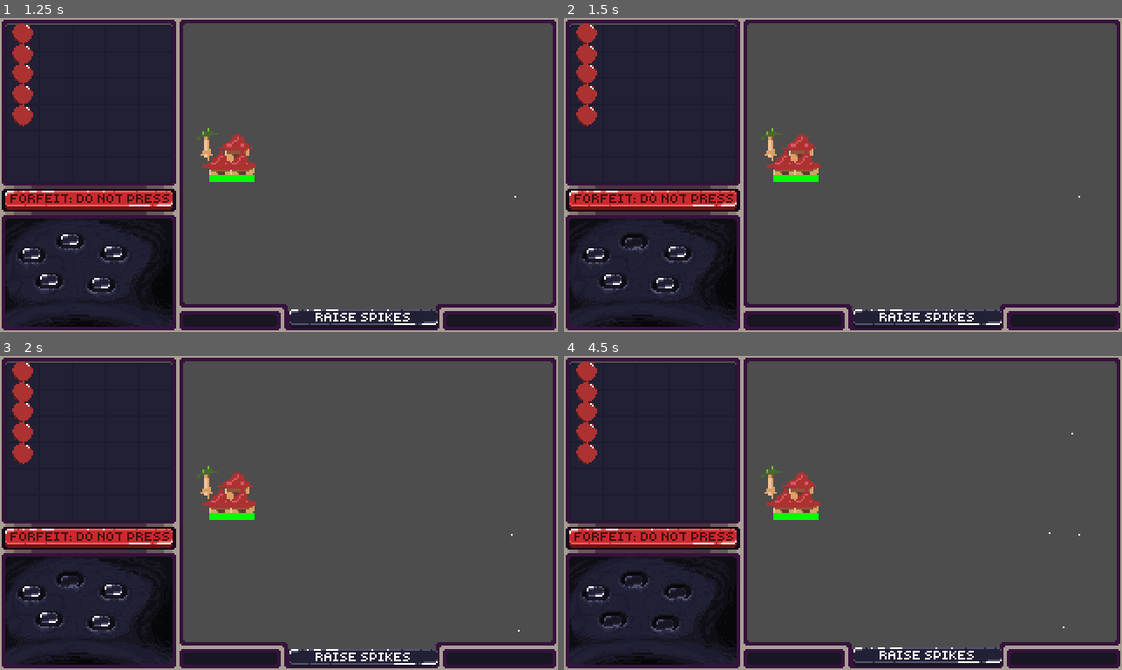
Above: before the commit, frames 1-4 (two rows, left to right).
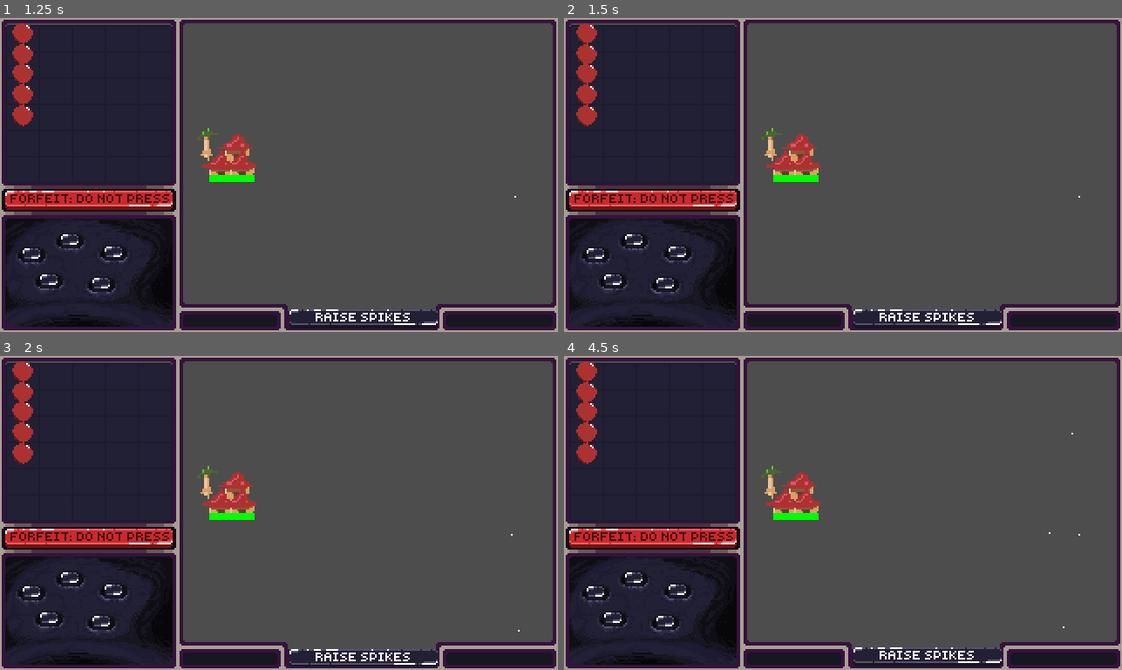
Above: after the commit, the same moments.

Repository: Team-Skeejy/ld55_summoning
Game: Godot game, scene res://scenes/roots/splash/splash_screen.tscn
Two runs of this game, one before a commit and one after it. Both use one fixed random seed, a clock stepped at 60 frames per second and the inputs below.
Inputs (mouse positions are in pixels of both pictures, inside the frame that each line leads up to):
- Up to frame 1 (1.25 s): tap Enter at 0.5 s; move the mouse to (401, 159) at 0.52 s; tap Tab (Tab) at 0.6 s; click (401, 159) at 0.67 s
- Up to frame 2 (1.5 s): tap Space at 1.25 s; drag from (630, 240) to (926, 316) at 1.27 s
- Up to frame 3 (2 s): no input
- Up to frame 4 (4.5 s): tap Enter at 2 s; move the mouse to (597, 594) at 2.02 s; tap Tab (Tab) at 2.1 s; click (597, 594) at 2.17 s; drag from (614, 619) to (653, 534) at 2.77 s; tap Space at 3.5 s; drag from (664, 622) to (926, 654) at 3.52 s; drag from (675, 591) to (591, 381) at 4.27 s

Frame 1 is identical in both runs. In frame 2, less than 0.1% of the frame differs, in the area x 10-15%, y 68-74%; in frame 3, less than 0.1%; in frame 4, 0.3%, in the area x 7-22%, y 68-88%.

Commit message:
more ui interfaces

Diff:
--- a/scenes/ui_entities/alter/alter.tscn
+++ b/scenes/ui_entities/alter/alter.tscn
@@ -81,6 +81,7 @@
 texture = ExtResource("3_1oqu8")
 
 [node name="SummonArea2D" type="Area2D" parent="."]
+visible = false
 input_pickable = false
 
 [node name="CollisionShape2D" type="CollisionShape2D" parent="SummonArea2D"]
--- a/scenes/ui_entities/alter/button_alter_1.tscn
+++ b/scenes/ui_entities/alter/button_alter_1.tscn
@@ -20,6 +20,7 @@
 down_sprite = Vector2i(0, 2)
 
 [node name="Area2D" parent="." index="1"]
+visible = false
 position = Vector2(-11, -18)
 gravity_space_override = 3
 gravity_point = true
--- a/scenes/ui_entities/ui/ui.gd
+++ b/scenes/ui_entities/ui/ui.gd
@@ -4,6 +4,7 @@
 signal summon(properties: Array[Property])  # dunno what to put in this yet
 signal forfeited()
 signal retry()
+signal spike_state_change(raised: bool)
 
 @export var inventory: Inventory
 @export var alter: Alter
@@ -44,3 +45,9 @@
 
 func _on_end_retry() -> void:
 	retry.emit()
+
+func set_health_as_percentage(value: int):
+	pass
+
+func set_seconds_til_next_wave(value: int):
+	pass
--- a/scenes/ui_entities/ui/ui.tscn
+++ b/scenes/ui_entities/ui/ui.tscn
@@ -49,6 +49,7 @@
 texture = ExtResource("2_1tb5p")
 
 [node name="Borders" type="Node2D" parent="."]
+visible = false
 
 [node name="Game Border" type="RigidBody2D" parent="Borders"]
 collision_layer = 2
